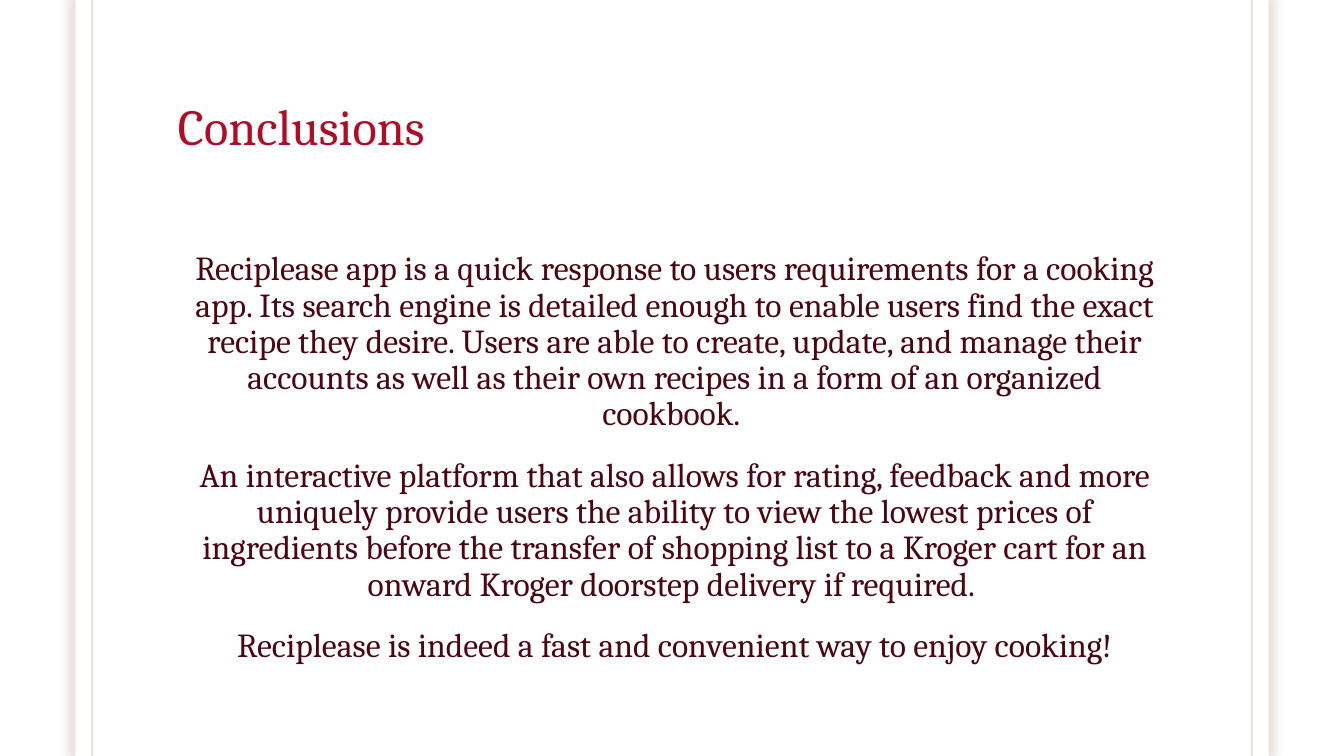
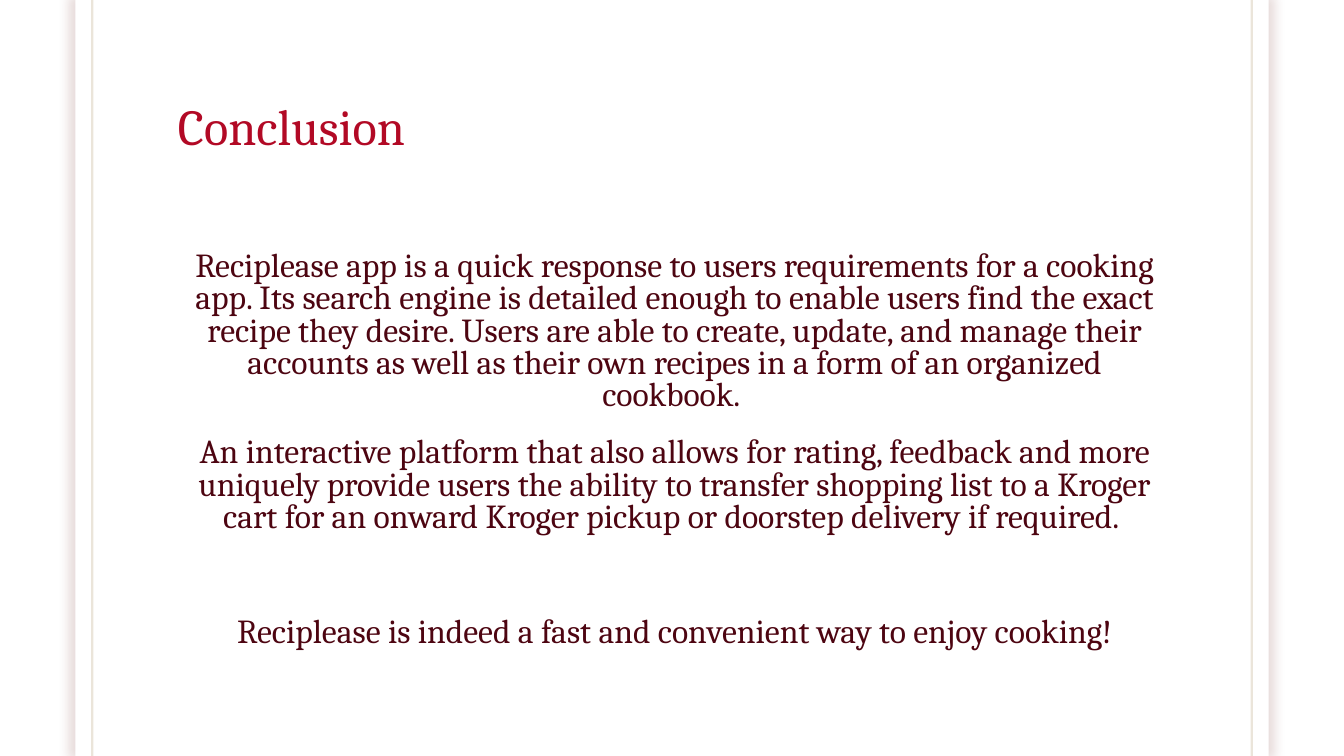
Before and after one commit to brawer88/NewRepo---Capstone, a slide deck: slide 13 of RECIPLEASE.pptx (slide 21 before the commit). Drawn at 1344x756 pixels with LibreOffice and Linux fonts; fonts in the diff are those of the drawing; background and template pictures are left out. Boxes give left, top, right and bottom in pixels: in the first picture for what was removed or moved away, otherwise in the second. Text is boxed around its words. In the diff, an @@ line names an element or a change of style, - is before the commit and + after.

Commit message:
dbReciplease update

```diff
--- a/RECIPLEASE.pptx
+++ b/RECIPLEASE.pptx
@@ rectangle at <box>76,0,1268,756</box>: shadow changed @@
@@ title at <box>178,110,405,146</box>: text changed; text colour #B10C27 to #B20925 @@
-Conclusions
+Conclusion
@@ text at <box>195,253,1154,651</box>: line spacing 0.9 to 0.8 @@
@@ text at <box>198,439,1150,536</box>: text changed @@
-An interactive platform that also allows for rating, feedback and more uniquely provide users the ability to view the lowest prices of ingredients before the transfer of shopping list to a Kroger cart for an onward Kroger doorstep delivery if required.
+An interactive platform that also allows for rating, feedback and more uniquely provide users the ability to transfer shopping list to a Kroger cart for an onward Kroger pickup or doorstep delivery if required.
```
Also in this commit, not shown: 12 other slides changed, 1 slide added, 9 slides removed, 2 other files.
